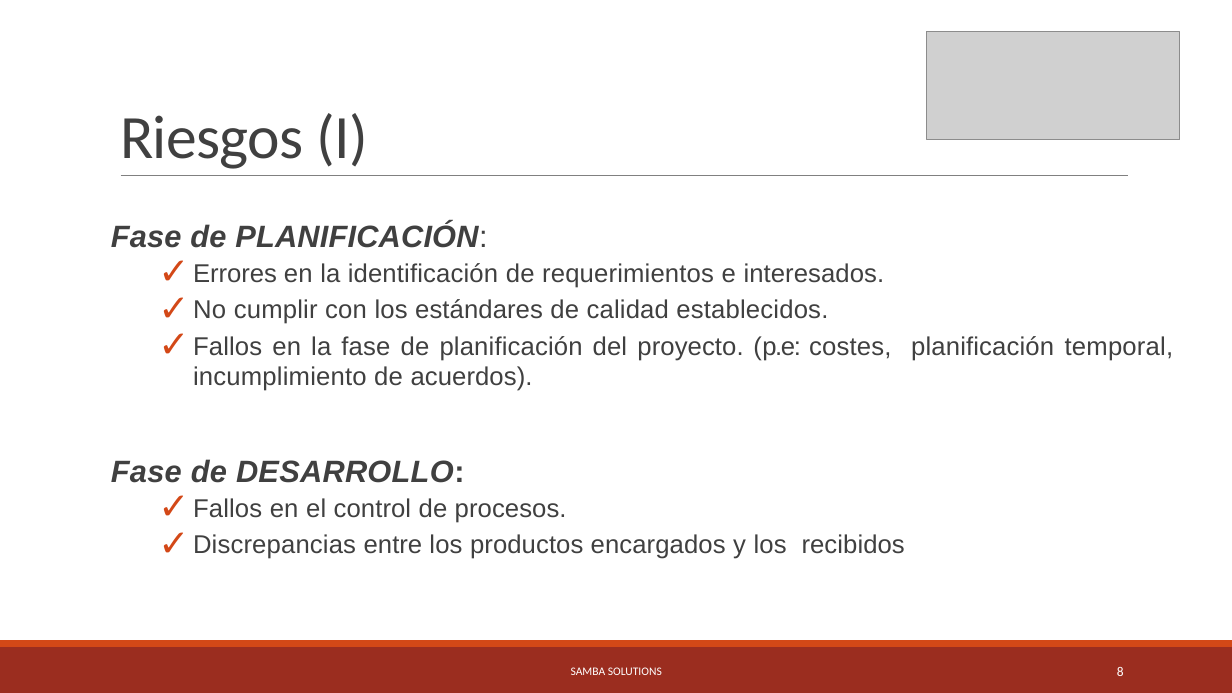
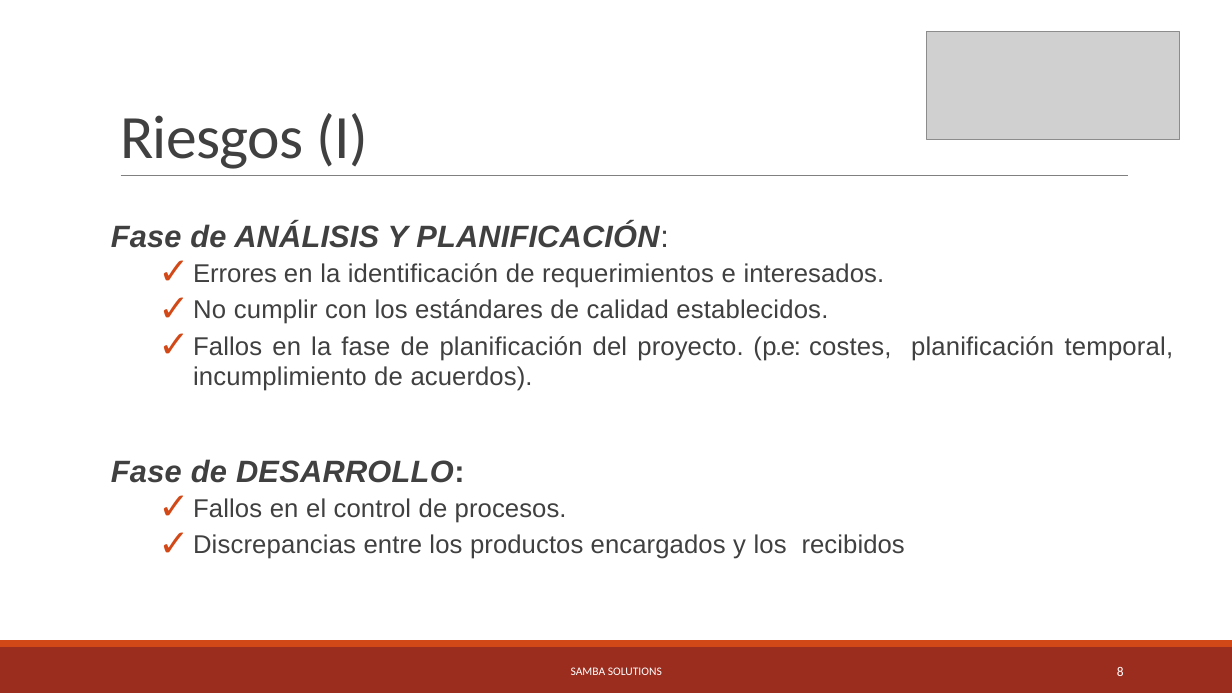
Before and after one commit to galledohm/Gestion_Proyectos, a slide deck: slide 8 of Documentos_generados/Integracion_Alcance/Entregable_1_Gestion.pptx. Drawn at 1232x693 pixels with LibreOffice and Linux fonts; fonts in the diff are those of the drawing; grey boxes stand for pictures. Boxes give left, top, right and bottom in pixels: in the first picture for what was removed or moved away, otherwise in the second. Text is boxed around its words. In the diff, an @@ line names an element or a change of style, - is before the commit and + after.

```diff
--- a/Documentos_generados/Integracion_Alcance/Entregable_1_Gestion.pptx
+++ b/Documentos_generados/Integracion_Alcance/Entregable_1_Gestion.pptx
@@ text at box(111, 222, 669, 248): text changed @@
-Fase de PLANIFICACIÓN:
+Fase de ANÁLISIS Y PLANIFICACIÓN:
```
Also in this commit, not shown: 2 other slides changed.
